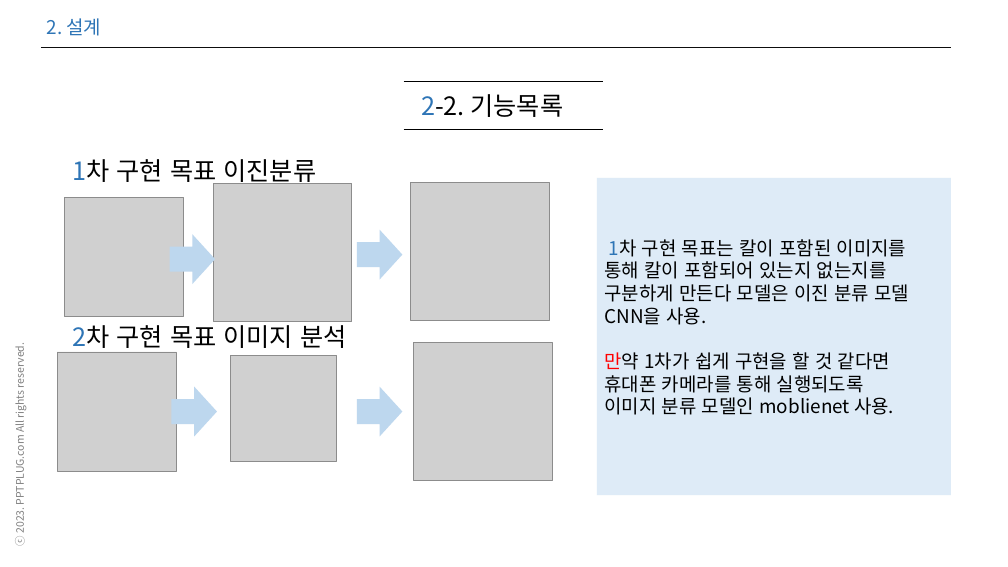
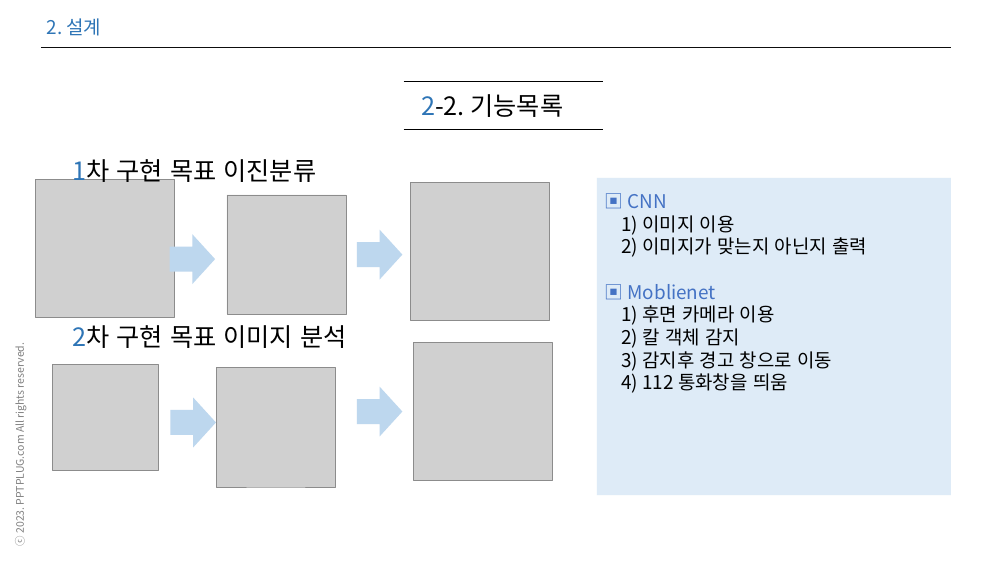
Before and after one commit to tjdwjdgus99/HRD_PYTHON_AI, a slide deck: slide 6 of Python04_ML_DL_Android_project/프로젝트 설계 성정현.pptx. Drawn at 1008x567 pixels with LibreOffice and Linux fonts; fonts in the diff are those of the drawing; grey boxes stand for pictures. Boxes give left, top, right and bottom in pixels: in the first picture for what was removed or moved away, otherwise in the second. Text is boxed around its words. In the diff, an @@ line names an element or a change of style, - is before the commit and + after.

```diff
--- a/Python04_ML_DL_Android_project/프로젝트 설계 성정현.pptx
+++ b/Python04_ML_DL_Android_project/프로젝트 설계 성정현.pptx
@@ picture: place and size @@
-picture at <box>213,183,352,321</box>
+picture at <box>36,179,174,318</box>
@@ picture: place and size @@
-picture at <box>64,197,184,317</box>
+picture at <box>227,195,346,315</box>
@@ text added at <box>621,194,867,393</box>, 18 pt, text #000000 @@
+▣ CNN
+1) 이미지 이용
+2) 이미지가 맞는지 아닌지 출력
+▣ Moblienet
+1) 후면 카메라 이용
+2) 칼 객체 감지
+3) 감지후 경고 창으로 이동
+4) 112 통화창을 띄움
@@ text removed at <box>604,239,909,415</box> @@
-1차 구현 목표는 칼이 포함된 이미지를 통해 칼이 포함되어 있는지 없는지를 구분하게 만든다 모델은 이진 분류 모델
-CNN을 사용.
-만약 1차가 쉽게 구현을 할 것 같다면
-휴대폰 카메라를 통해 실행되도록
-이미지 분류 모델인 moblienet 사용.
@@ picture: place and size @@
-picture at <box>231,355,337,461</box>
+picture at <box>52,364,158,470</box>
@@ picture: place and size @@
-picture at <box>57,352,177,471</box>
+picture at <box>216,368,336,487</box>
@@ right arrow: place and size @@
-right arrow at <box>172,386,217,436</box>
+right arrow at <box>170,398,216,448</box>
```
Also in this commit, not shown: 7 other slides changed, 2 slides added, 1 slide removed.
